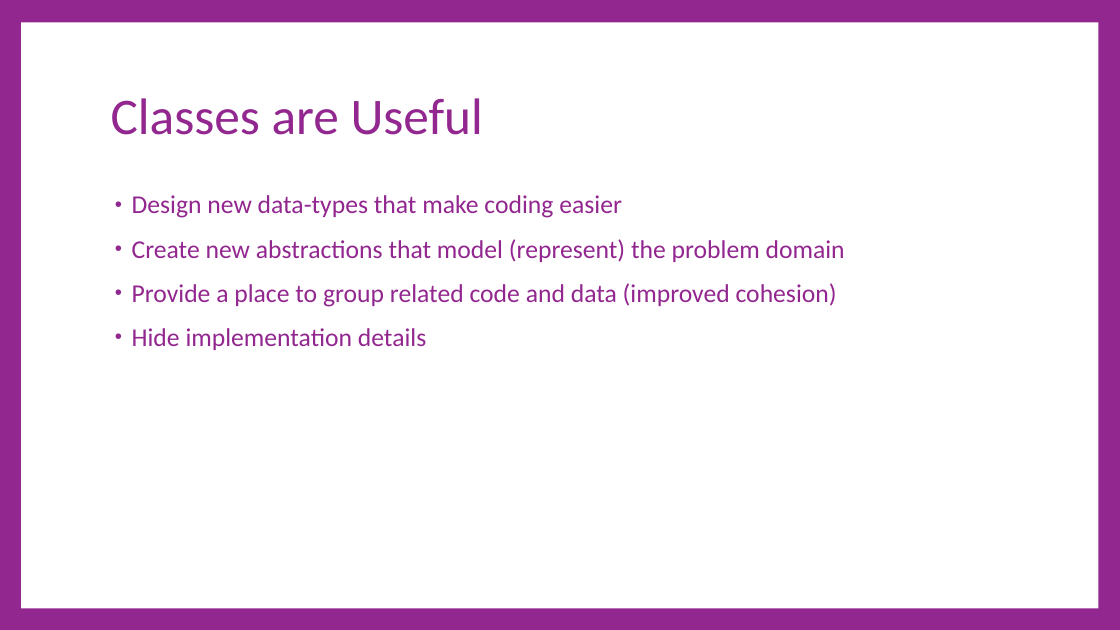
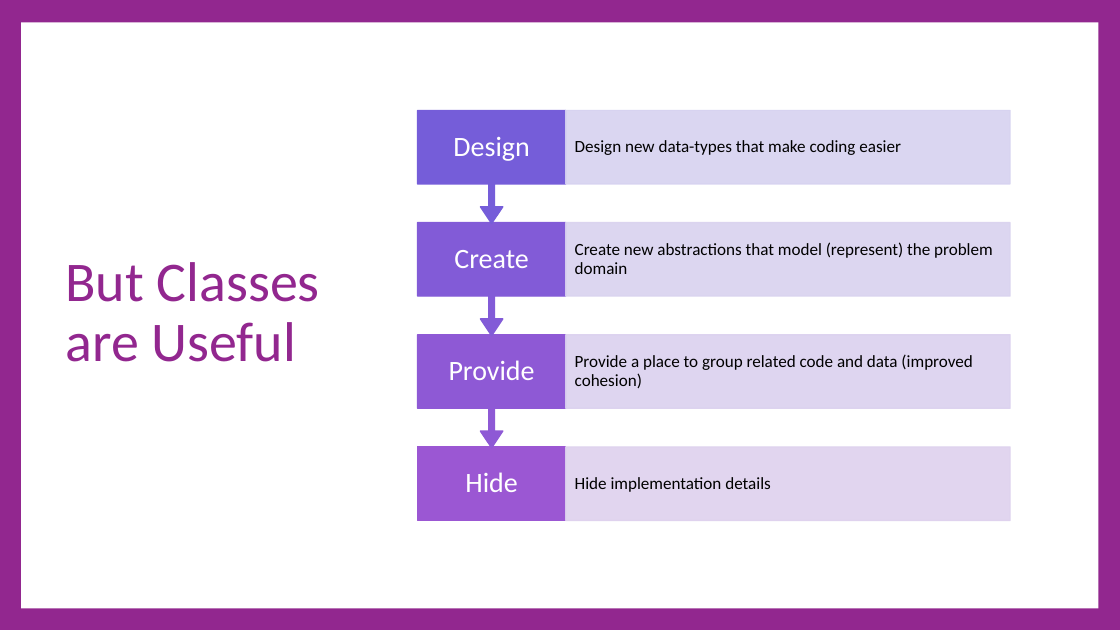
Before and after one commit to cdiggins/cs321, a slide deck: slide 5 of class-notes/cs321-winter-2023-lecture-10-classes.pptx. Drawn at 1120x630 pixels with LibreOffice and Linux fonts; fonts in the diff are those of the drawing. Boxes give left, top, right and bottom in pixels: in the first picture for what was removed or moved away, otherwise in the second. Text is boxed around its words. In the diff, an @@ line names an element or a change of style, - is before the commit and + after.

```diff
--- a/class-notes/cs321-winter-2023-lecture-10-classes.pptx
+++ b/class-notes/cs321-winter-2023-lecture-10-classes.pptx
@@ group added at bbox=[418, 110, 1010, 521]: 8 texts, 5 rectangles, 3 up arrow callouts @@
+Hide
+Hide implementation details
+Provide
+Provide a place to group related code and data (improved cohesion)
+Create
+Create new abstractions that model (represent) the problem domain
+Design
+Design new data-types that make coding easier
@@ text removed at bbox=[132, 195, 845, 350] @@
-• Design new data-types that make coding easier
-• Create new abstractions that model (represent) the problem domain
-• Provide a place to group related code and data (improved cohesion)
-• Hide implementation details
@@ title at bbox=[66, 262, 320, 362]: text changed; size 66 to 72 pt @@
-Classes are Useful
+But Classes are Useful
```
Also in this commit, not shown: 18 other slides changed, 7 slides removed, 1 other file.
